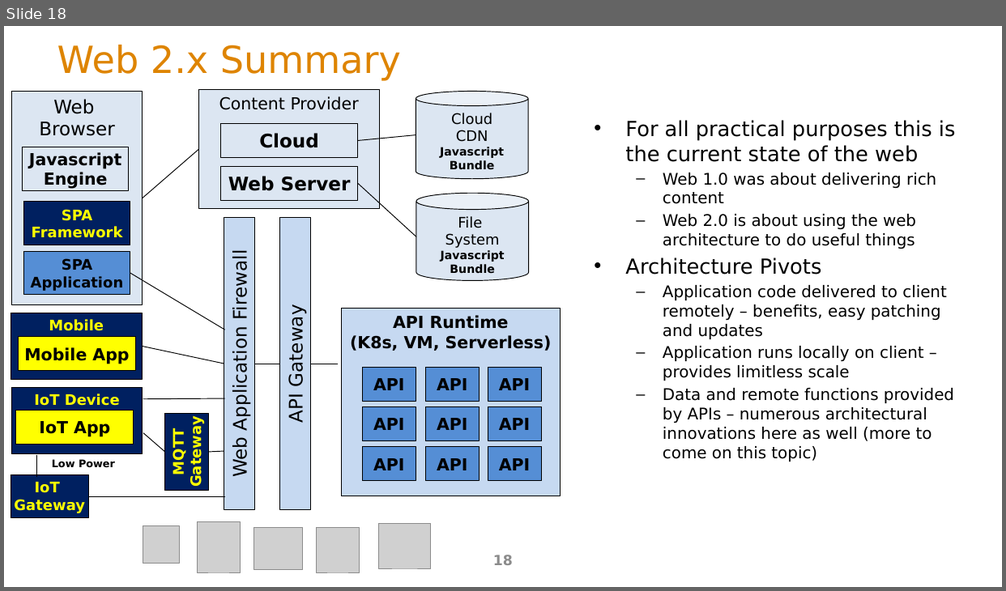
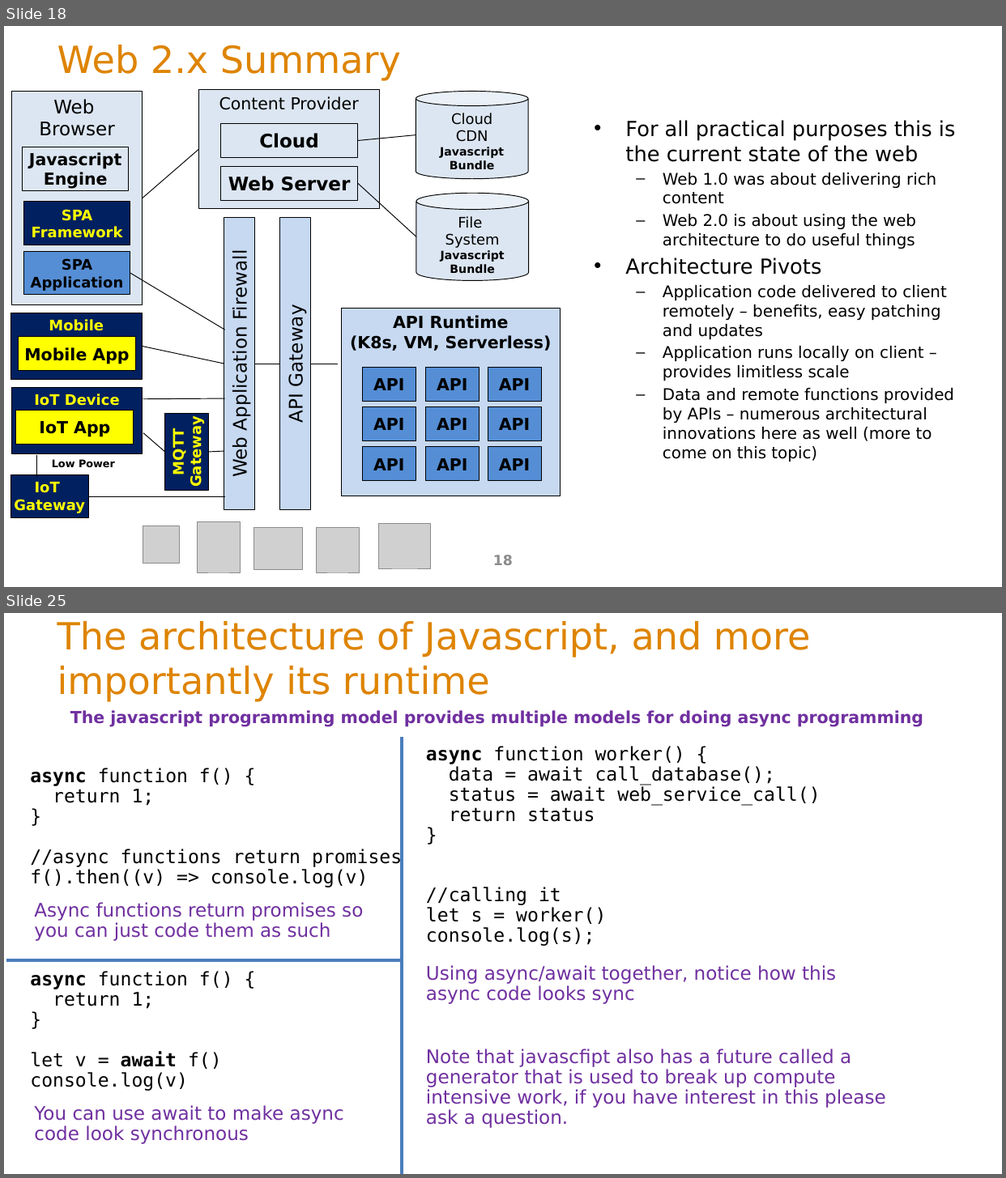
Before and after one commit to ArchitectingSoftware/SE577-SoftwareArchitecture, a slide deck: lectures/m5WebAndApiArchitecture.pptx. Shown one above the other, each under a label of ours: slide 18 before the commit, slides 18 and 25 after it; the slides between them are not shown. The pictures are 1006x591 and 1006x1178 pixels, drawn with LibreOffice and Linux fonts; fonts in the diff are those of the drawing; grey boxes stand for pictures. Boxes give left, top, right and bottom in pixels: in the first picture for what was removed or moved away, otherwise in the second. Text is boxed around its words. In the diff, an @@ line names an element or a change of style, - is before the commit and + after.

```diff
--- a/lectures/m5WebAndApiArchitecture.pptx
+++ b/lectures/m5WebAndApiArchitecture.pptx
@@ slide 25 added at box(4, 613, 1002, 1174), background #FFFFFF @@
@@ title added at box(57, 621, 811, 702), 36 pt, text #DE8400 @@
+The architecture of Javascript, and more importantly its runtime
@@ text added at box(70, 710, 923, 727), 16 pt, text #7030A0, bold @@
+The javascript programming model provides multiple models for doing async programming
@@ line added from (403, 737) to (403, 1174), #4B7EBC 3 pt @@
@@ text added at box(426, 746, 820, 946), 18 pt, text #000000 @@
+async function worker() {
+data = await call_database();
+status = await web_service_call()
+return status
+}
+//calling it
+let s = worker()
+console.log(s);
@@ text added at box(30, 768, 402, 888), 18 pt, text #000000 @@
+async function f() {
+return 1;
+}
+//async functions return promises
+f().then((v) => console.log(v)
@@ text added at box(34, 902, 363, 941), 18 pt, text #7030A0 @@
+Async functions return promises so you can just code them as such
@@ line added from (403, 960) to (6, 960), #4B7EBC 3 pt @@
@@ text added at box(30, 971, 233, 1091), 18 pt, text #000000 @@
+async function f() {
+return 1;
+}
+let v = await f()
+console.log(v)
@@ text added at box(426, 965, 836, 1004), 18 pt, text #7030A0 @@
+Using async/await together, notice how this async code looks sync
@@ text added at box(426, 1049, 886, 1128), 18 pt, text #7030A0 @@
+Note that javascfipt also has a future called a generator that is used to break up compute intensive work, if you have interest in this please ask a question.
@@ text added at box(34, 1105, 344, 1144), 18 pt, text #7030A0 @@
+You can use await to make async code look synchronous
```
Also in this commit, not shown: 8 other slides added, 4 other files.
